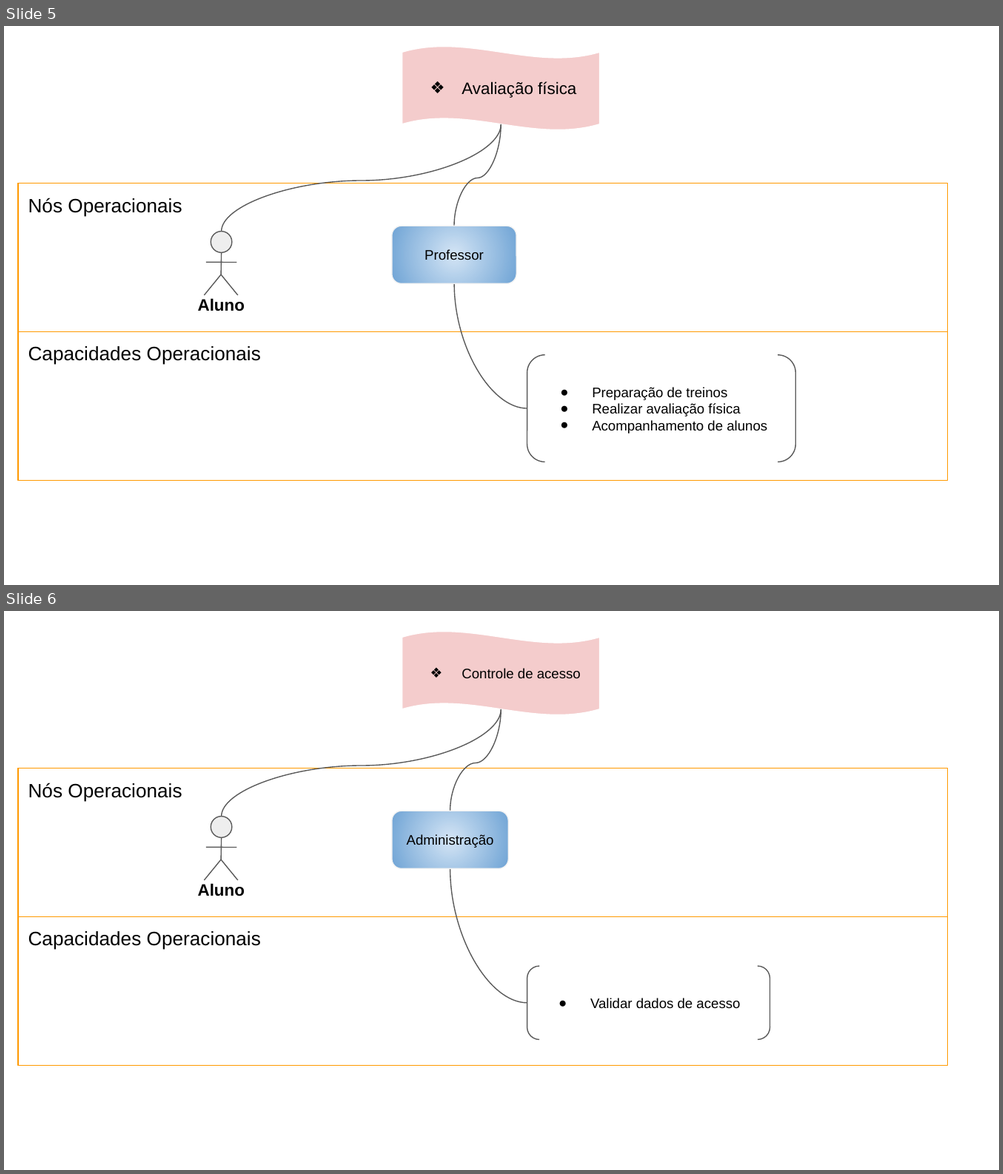
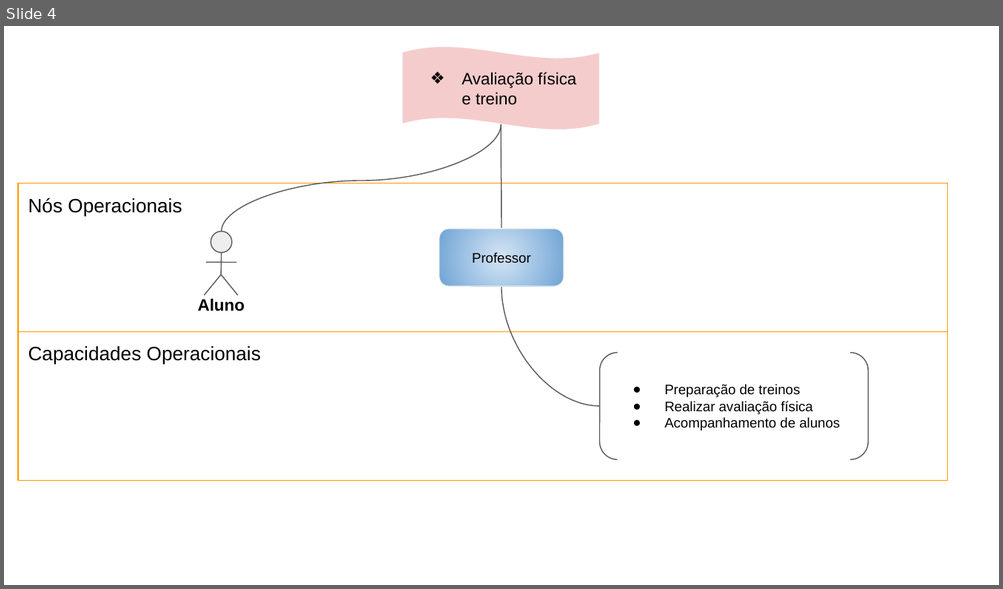
Before and after one commit to Feaugust/Oficinas-de-Projetos-de-Empresas--D-K, a slide deck: 15. Arquitetura de Negócio para cada Cenário.pptx. Shown one above the other, each under a label of ours: slides 5 and 6 before the commit, slide 4 after it. The pictures are 1003x1174 and 1003x589 pixels, drawn with LibreOffice and Linux fonts; fonts in the diff are those of the drawing. Boxes give left, top, right and bottom in pixels: in the first picture for what was removed or moved away, otherwise in the second. Text is boxed around its words. In the diff, an @@ line names an element or a change of style, - is before the commit and + after.

```diff
--- a/15. Arquitetura de Negócio para cada Cenário.pptx
+++ b/15. Arquitetura de Negócio para cada Cenário.pptx
@@ slide 6 removed at <box>4,611,999,1170</box>, background #FFFFFF @@
@@ wave removed at <box>402,631,599,715</box> @@
-❖ Controle de acesso
@@ curved line removed from (221, 817) to (501, 709) @@
@@ curved line removed from (449, 811) to (501, 709) @@
@@ rectangle removed at <box>18,768,947,917</box> @@
-Nós Operacionais
@@ rounded rectangle removed at <box>392,811,508,869</box> @@
-Administração
@@ curved line removed from (449, 869) to (527, 1003) @@
@@ group removed at <box>198,817,244,897</box>: 4 lines, 1 ellipse, 1 text @@
-Aluno
@@ rectangle removed at <box>18,917,947,1067</box> @@
-Capacidades Operacionais
@@ bracket pair removed at <box>527,966,770,1039</box> @@
-● Validar dados de acesso
@@ what was slide 5 is now slide 4 @@
@@ slide 4 changed as well @@
@@ text in wave at <box>461,72,576,105</box>: text changed @@
-❖ Avaliação física
+❖ Avaliação física e treino
@@ curved line moved from (453, 226) - (501, 124) to (501, 229) - (501, 124) @@
@@ rounded rectangle "Professor": place and size @@
-rounded rectangle "Professor" at <box>392,226,516,284</box>
+rounded rectangle "Professor" at <box>438,229,563,286</box>
@@ curved line moved from (453, 284) - (527, 409) to (501, 286) - (600, 406) @@
@@ bracket pair "Preparação de treinos": place and size @@
-bracket pair "Preparação de treinos" at <box>527,355,796,463</box>
+bracket pair "Preparação de treinos" at <box>600,353,868,460</box>
```
Also in this commit, not shown: 4 other slides changed, 3 other slides removed, 19 other files.
